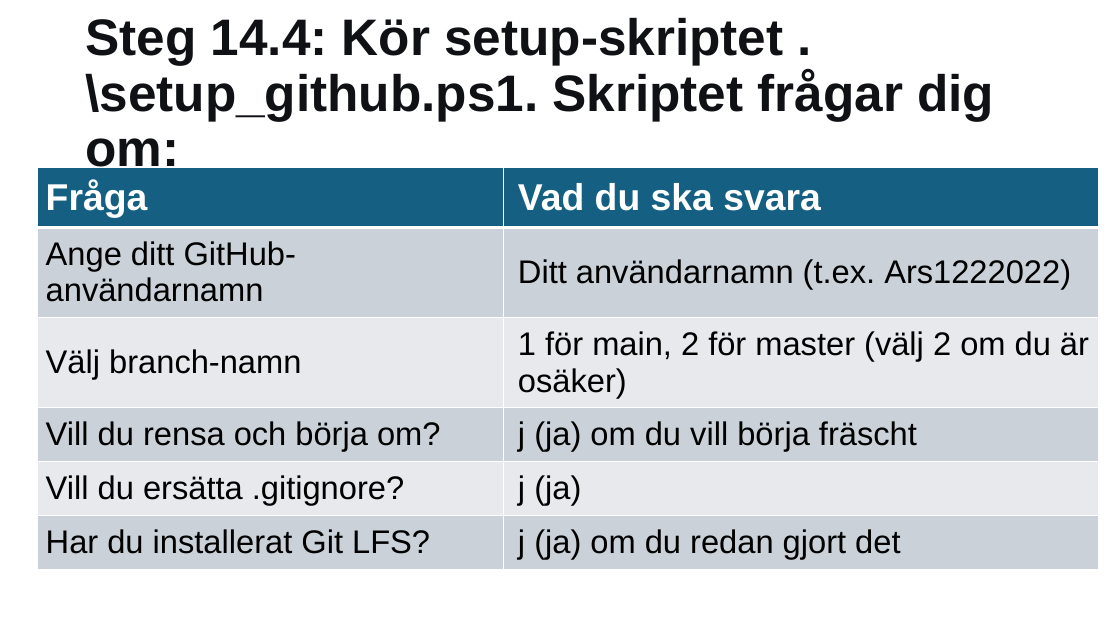
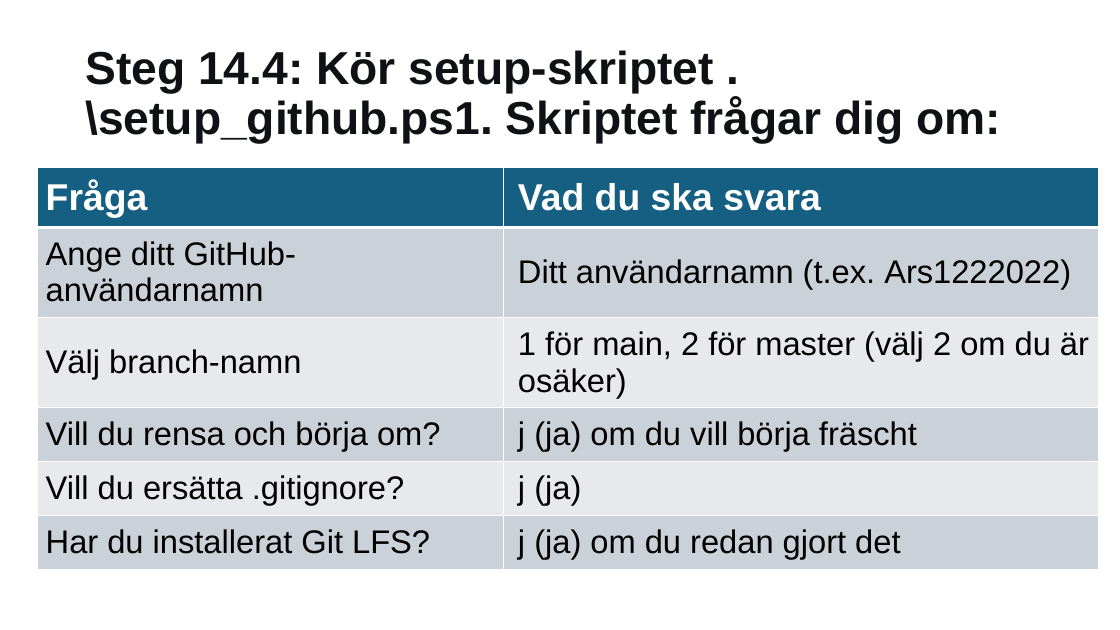
Before and after one commit to Ars1222022/insider-threat-detection, a slide deck: slide 131 of docs/Insider Threat Detection.pptx (slide 130 before the commit). Drawn at 1120x630 pixels with LibreOffice and Linux fonts; fonts in the diff are those of the drawing. Boxes give left, top, right and bottom in pixels: in the first picture for what was removed or moved away, otherwise in the second. Text is boxed around its words. In the diff, an @@ line names an element or a change of style, - is before the commit and + after.

```diff
--- a/docs/Insider Threat Detection.pptx
+++ b/docs/Insider Threat Detection.pptx
@@ title "Steg 14.4: Kör setup-skriptet .\setup_github.ps1. ..." at box(85, 50, 1001, 144): size 44 to 39.6 pt @@
@@ table: place and size @@
-table at box(37, 168, 1099, 563)
+table at box(37, 168, 1099, 592)
```
Also in this commit, not shown: 71 other slides changed, 1 slide added, 1 other file.
